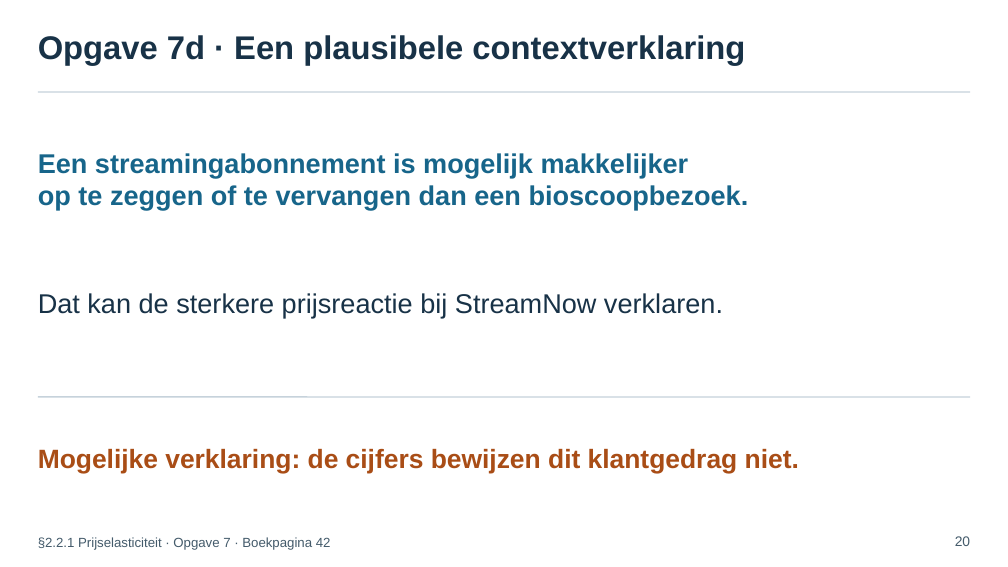
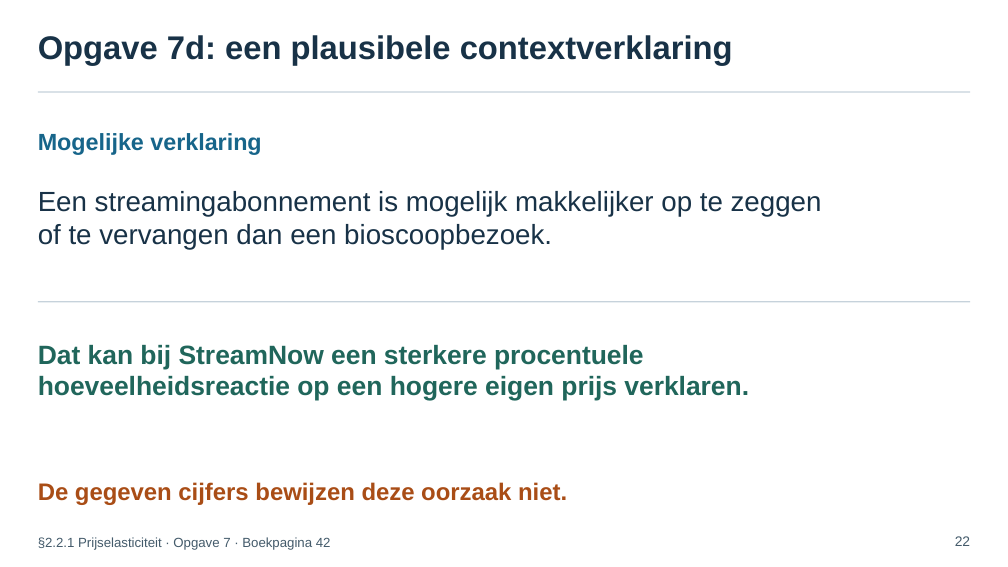
Before and after one commit to meijer1973/4veco-lessen, a slide deck: slide 22 of Boek 2 - Kosten, opbrengsten, elasticiteit en surplus/edities/chat-2026/bronnen/H2/paragrafen/2.2.1 Prijselasticiteit/2.2.1 Prijselasticiteit – presentatie.pptx (slide 20 before the commit). Drawn at 1008x567 pixels with LibreOffice and Linux fonts; fonts in the diff are those of the drawing. Boxes give left, top, right and bottom in pixels: in the first picture for what was removed or moved away, otherwise in the second. Text is boxed around its words. In the diff, an @@ line names an element or a change of style, - is before the commit and + after.

```diff
--- a/Boek 2 - Kosten, opbrengsten, elasticiteit en surplus/edities/chat-2026/bronnen/H2/paragrafen/2.2.1 Prijselasticiteit/2.2.1 Prijselasticiteit – presentatie.pptx
+++ b/Boek 2 - Kosten, opbrengsten, elasticiteit en surplus/edities/chat-2026/bronnen/H2/paragrafen/2.2.1 Prijselasticiteit/2.2.1 Prijselasticiteit – presentatie.pptx
@@ text at (x1=38, y1=35, x2=733, y2=66): text changed @@
-Opgave 7d · Een plausibele contextverklaring
+Opgave 7d: een plausibele contextverklaring
@@ text added at (x1=38, y1=133, x2=261, y2=155), 27.8 pt, text #17658A, bold @@
+Mogelijke verklaring
@@ text at (x1=38, y1=191, x2=822, y2=250): text changed; size 32.2 to 33 pt; text colour #17658A to #183247; bold off @@
-Een streamingabonnement is mogelijk makkelijker
-op te zeggen of te vervangen dan een bioscoopbezoek.
+Een streamingabonnement is mogelijk makkelijker op te zeggen
+of te vervangen dan een bioscoopbezoek.
@@ line moved from (37, 397) - (970, 397) to (37, 302) - (970, 302) @@
@@ text at (x1=38, y1=345, x2=749, y2=401): text changed; size 32.2 to 31.5 pt; text colour #183247 to #20665B; bold on @@
-Dat kan de sterkere prijsreactie bij StreamNow verklaren.
+Dat kan bij StreamNow een sterkere procentuele
+hoeveelheidsreactie op een hogere eigen prijs verklaren.
@@ text at (x1=38, y1=482, x2=567, y2=505): text changed; size 31.5 to 28.5 pt @@
-Mogelijke verklaring: de cijfers bewijzen dit klantgedrag niet.
+De gegeven cijfers bewijzen deze oorzaak niet.
@@ text at (x1=955, y1=536, x2=970, y2=546): text changed @@
-20
+22
```
Also in this commit, not shown: 15 other slides changed, 8 slides added, 6 slides removed, 12 other files.
